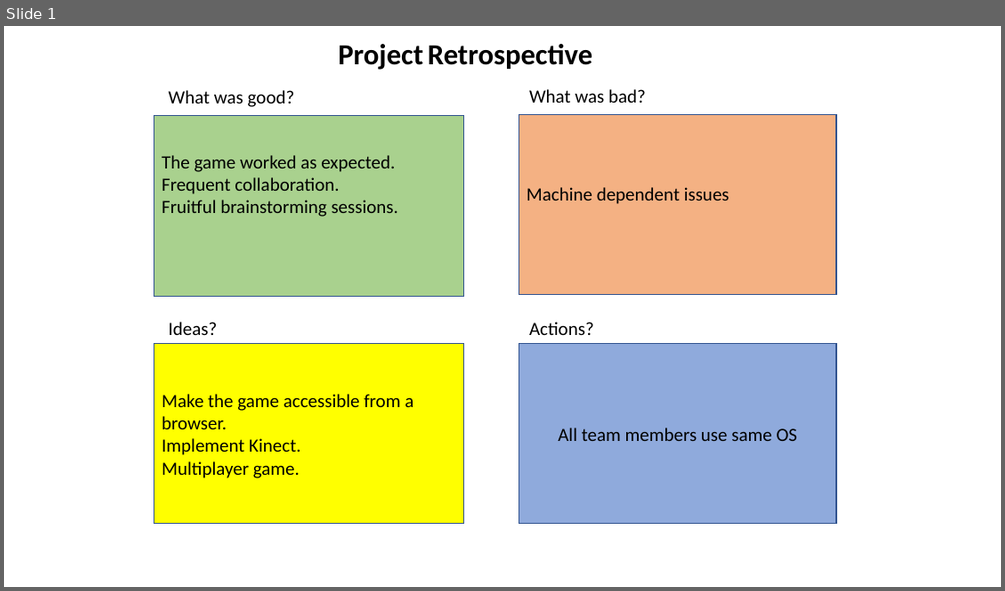
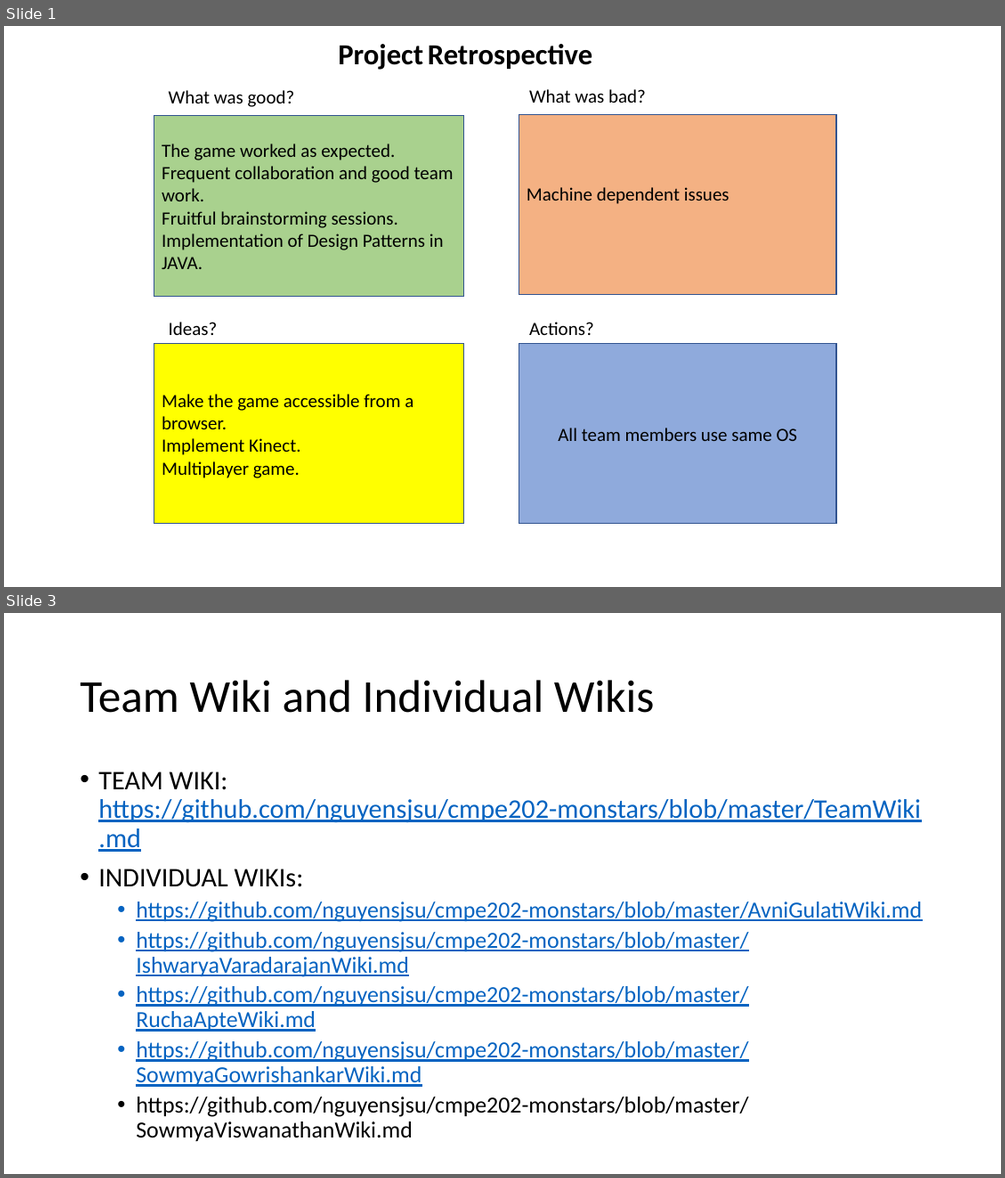
Before and after one commit to sowmyagowri/Ironman-A-Java-Game-using-Greenfoot, a slide deck: Project Artifacts/Project Retrospective.pptx. Shown one above the other, each under a label of ours: slide 1 before the commit, slides 1 and 3 after it; the slides between them are not shown. The pictures are 1005x591 and 1005x1178 pixels, drawn with LibreOffice and Linux fonts; fonts in the diff are those of the drawing. Boxes give left, top, right and bottom in pixels: in the first picture for what was removed or moved away, otherwise in the second. Text is boxed around its words. In the diff, an @@ line names an element or a change of style, - is before the commit and + after.

```diff
--- a/Project Artifacts/Project Retrospective.pptx
+++ b/Project Artifacts/Project Retrospective.pptx
@@ slide 3 added at [4,613,1001,1174], background #FFFFFF @@
@@ title added at [80,680,655,713], 44 pt, text #000000 @@
+Team Wiki and Individual Wikis
@@ text added at [98,771,922,1117], 22.2 pt, text #0563C1, underline @@
+• TEAM WIKI: https://github.com/nguyensjsu/cmpe202-monstars/blob/master/TeamWiki.md
+• INDIVIDUAL WIKIs:
+  • https://github.com/nguyensjsu/cmpe202-monstars/blob/master/AvniGulatiWiki.md
+  • https://github.com/nguyensjsu/cmpe202-monstars/blob/master/IshwaryaVaradarajanWiki.md
+  • https://github.com/nguyensjsu/cmpe202-monstars/blob/master/RuchaApteWiki.md
+  • https://github.com/nguyensjsu/cmpe202-monstars/blob/master/SowmyaGowrishankarWiki.md
+  • https://github.com/nguyensjsu/cmpe202-monstars/blob/master/SowmyaViswanathanWiki.md
@@ slide 1 changed as well @@
@@ text in rectangle at [162,166,453,201]: text changed @@
-Frequent collaboration.
+Frequent collaboration and good team work.
@@ text in rectangle at [162,233,444,269]: paragraph added @@
+Implementation of Design Patterns in JAVA.
```
Also in this commit, not shown: 1 other slide added.
